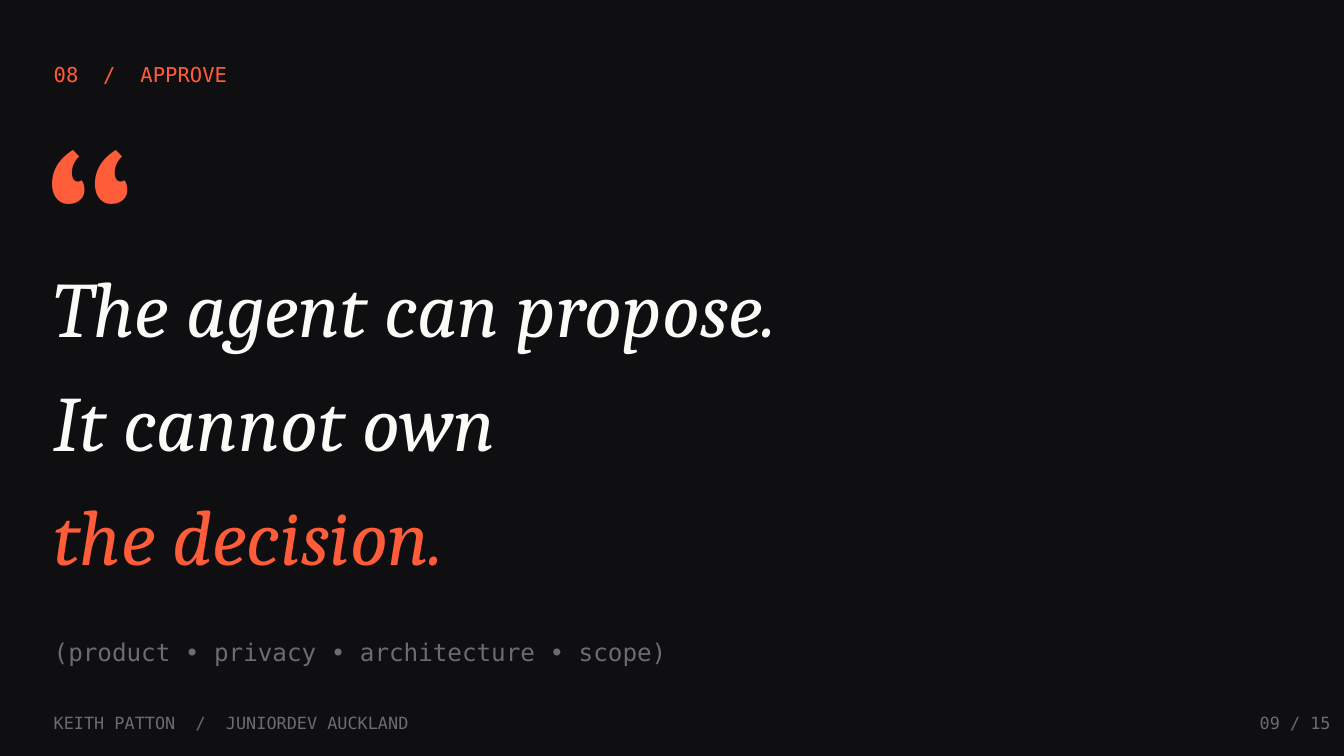
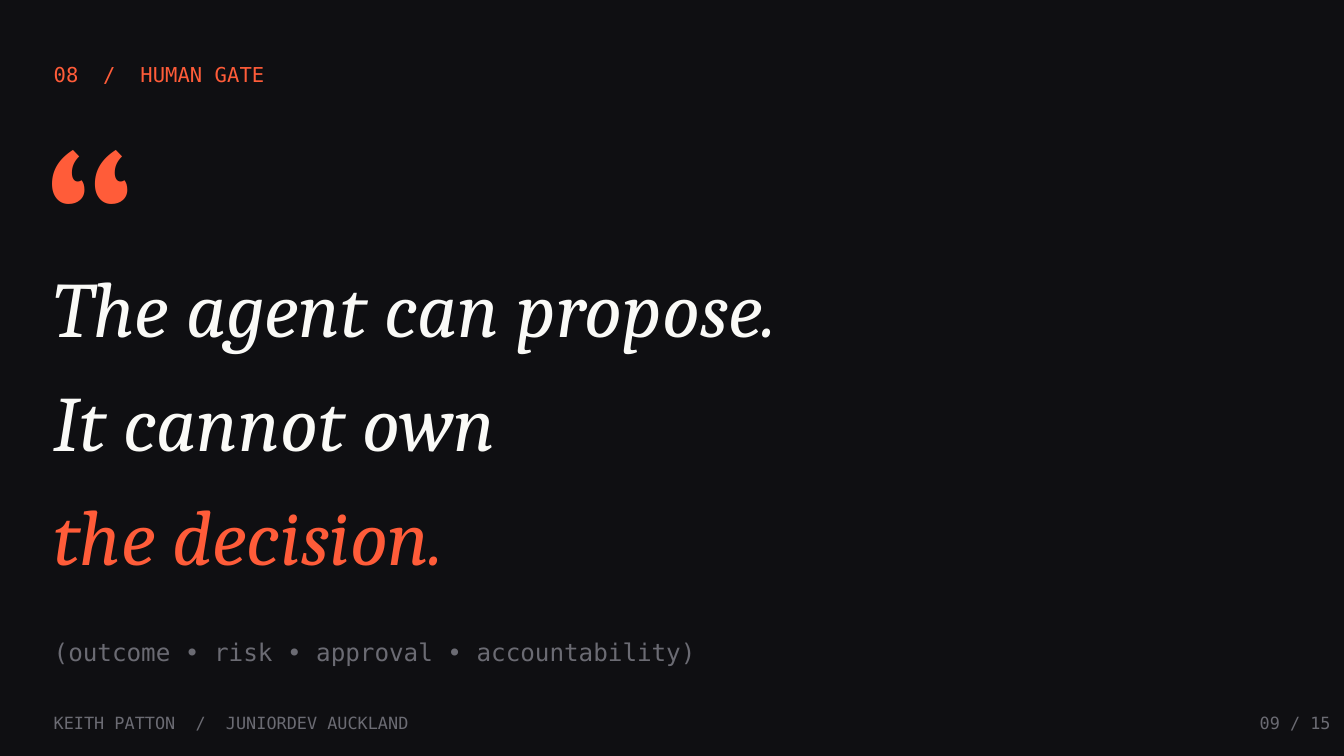
Before and after one commit to keithpatton/junior-dev-agentic-demo, a slide deck: slide 9 of presentation/Beyond-the-Prompt-JuniorDev.pptx. Drawn at 1344x756 pixels with LibreOffice and Linux fonts; fonts in the diff are those of the drawing. Boxes give left, top, right and bottom in pixels: in the first picture for what was removed or moved away, otherwise in the second. Text is boxed around its words. In the diff, an @@ line names an element or a change of style, - is before the commit and + after.

```diff
--- a/presentation/Beyond-the-Prompt-JuniorDev.pptx
+++ b/presentation/Beyond-the-Prompt-JuniorDev.pptx
@@ text at (x1=54, y1=66, x2=264, y2=83): text changed @@
-08 / APPROVE
+08 / HUMAN GATE
@@ text at (x1=54, y1=642, x2=696, y2=666): text changed @@
-(product • privacy • architecture • scope)
+(outcome • risk • approval • accountability)
```
Also in this commit, not shown: 8 other slides changed, 2 slides added, 2 slides removed, 14 other files.
